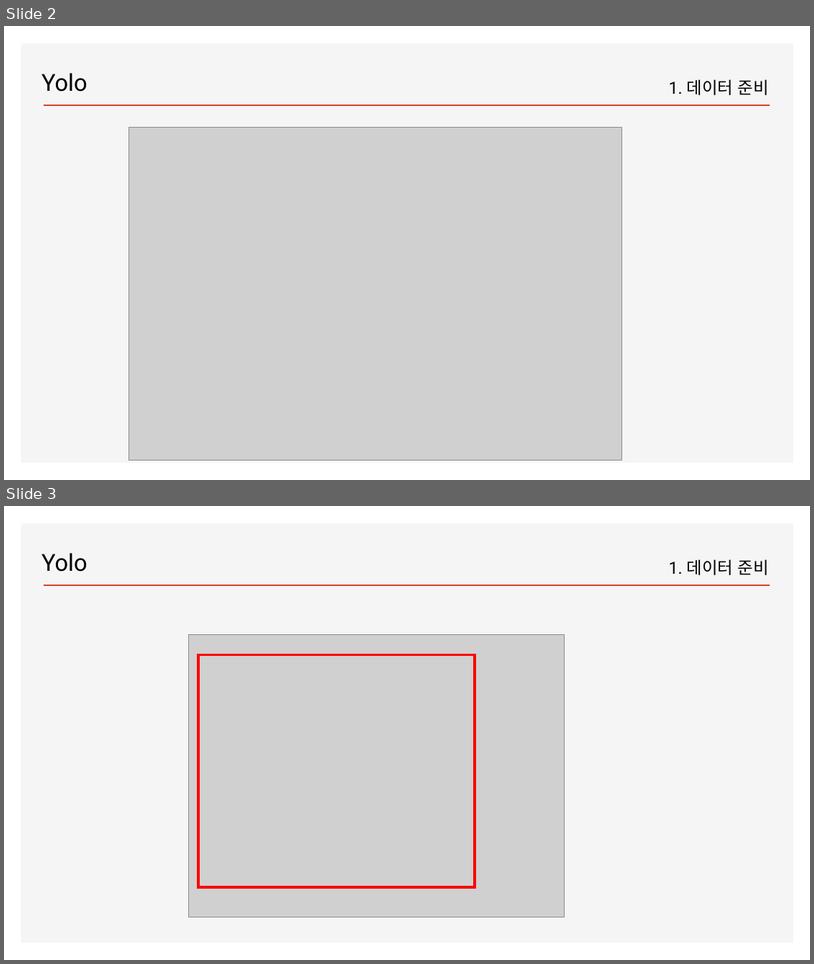
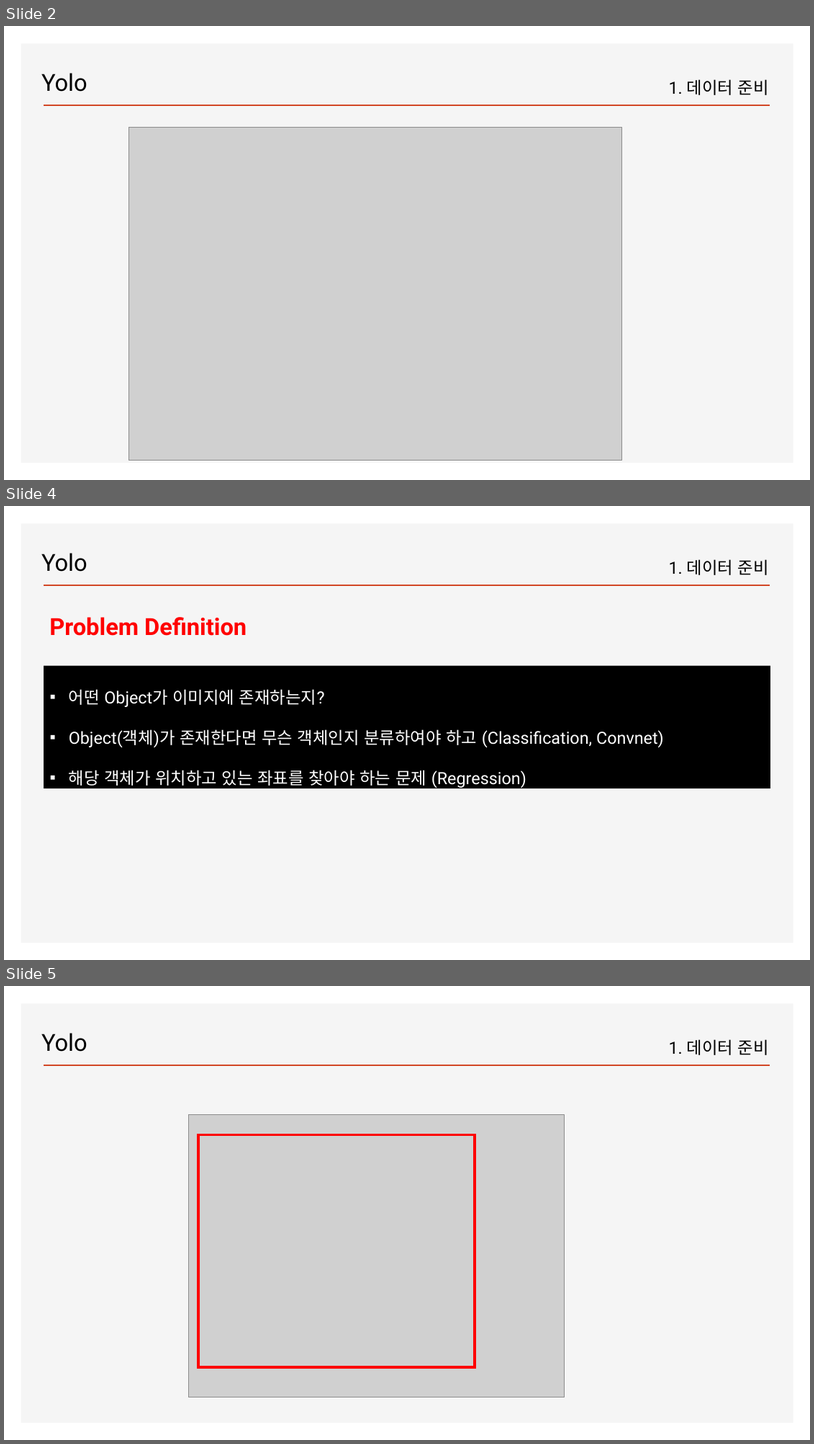
Before and after one commit to ancestor9/2026_Fall_Deep-Learning-with-Python, a slide deck: Chapter 12 Object detection.pptx. Shown one above the other, each under a label of ours: slides 2 and 3 before the commit, slides 2, 4 and 5 after it; the slides between them are not shown. The pictures are 814x964 and 814x1444 pixels, drawn with LibreOffice and Linux fonts; fonts in the diff are those of the drawing; grey boxes stand for pictures; background and template pictures are left out. Boxes give left, top, right and bottom in pixels: in the first picture for what was removed or moved away, otherwise in the second. Text is boxed around its words. In the diff, an @@ line names an element or a change of style, - is before the commit and + after.

```diff
--- a/Chapter 12 Object detection.pptx
+++ b/Chapter 12 Object detection.pptx
@@ slide 4 added at box(4, 506, 810, 960), background #FFFFFF; not listed: 2 template elements that a slide beside it also shows @@
@@ text added at box(41, 553, 88, 572), 28 pt, text #000000 @@
+Yolo
@@ text added at box(669, 559, 769, 575), 20 pt, text #000000 @@
+1. 데이터 준비
@@ text added at box(49, 617, 247, 636), 28 pt, text #FF0000, bold @@
+Problem Definition
@@ rectangle added at box(44, 666, 771, 788), fill #000000, 20 pt, text #FFFFFF @@
+▪ 어떤 Object가 이미지에 존재하는지?
+▪ Object(객체)가 존재한다면 무슨 객체인지 분류하여야 하고 (Classification, Convnet)
+▪ 해당 객체가 위치하고 있는 좌표를 찾아야 하는 문제 (Regression)
@@ what was slide 3 is now slide 5 @@
```
Also in this commit, not shown: 1 slide changed, 1 other slide added.
